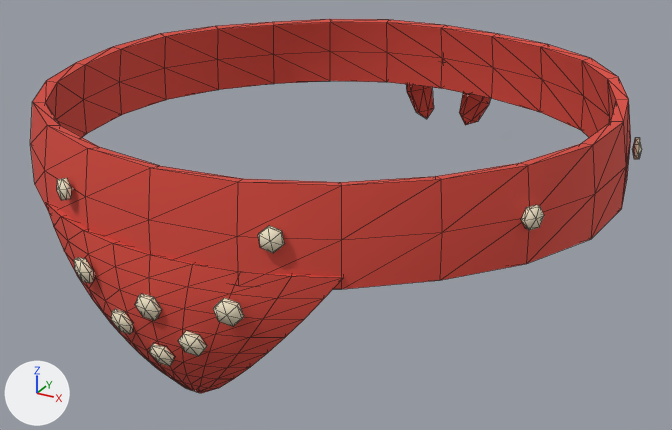
The glTF model game/assets/models/cosmetics/neck_bandana.glb: old version first, new version second.
Camera for both pictures: a 50 mm lens placed at (0.642, -1.162, 0.466), pointed at (0.009, -0.011, -0.109). Every picture has the same lights, and +X, +Y and +Z are marked at lower left. The older version comes first. Mesh edges are drawn as thin lines. Vertices at exactly the same position are counted once.

Objects in the first picture: 'Band', 'Dots', 'Knot', 'Triangle'.
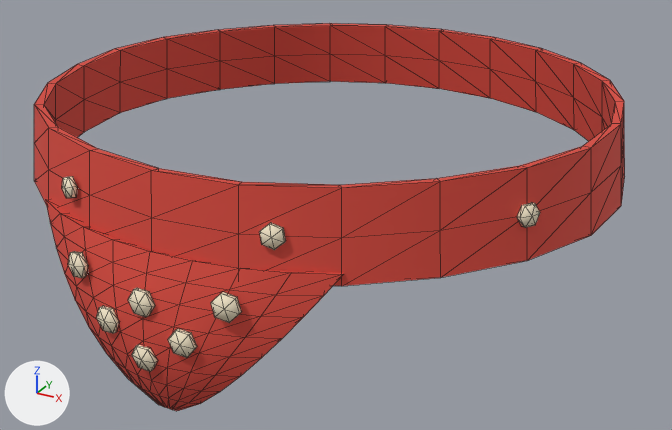
What differs and where, as boxes [x1, y1, x2, y2] in the pictures (672 x 430 px; the box of a moved part takes in the faces that stretch with it):
'Band', reshaped
    before: [30, 19, 631, 289]
    after: [34, 23, 625, 286]
'Triangle', reshaped (11% taller)
    before: [46, 202, 344, 393]
    after: [45, 199, 344, 411]
'Dots', reshaped (18% narrower, 14% shorter)
    before: [57, 138, 642, 366]
    after: [62, 176, 540, 372]
'Knot', deleted (red)
    before: [406, 84, 490, 125]
part 2 of me_dots, moved or reshaped
    before: [135, 293, 162, 321]
    after: [128, 288, 155, 317]
part 3 of me_dots, moved or reshaped
    before: [74, 257, 94, 283]
    after: [68, 251, 88, 278]
part 4 of me_dots, moved or reshaped
    before: [213, 298, 244, 326]
    after: [211, 292, 242, 323]
part 5 of me_dots, moved or reshaped
    before: [149, 343, 174, 366]
    after: [132, 344, 158, 372]
part 6 of me_dots, moved or reshaped
    before: [111, 309, 133, 334]
    after: [96, 306, 119, 333]
part 7 of me_dots, moved or reshaped
    before: [178, 331, 207, 356]
    after: [168, 328, 197, 358]
part 8 of me_dots, moved or reshaped
    before: [258, 225, 285, 253]
    after: [260, 223, 286, 250]
part 9 of me_dots, moved or reshaped
    before: [521, 205, 544, 230]
    after: [517, 203, 540, 228]
part 10 of me_dots, moved or reshaped
    before: [57, 178, 72, 200]
    after: [62, 176, 77, 198]
part 11 of me_dots, deleted
    before: [632, 138, 642, 159]

The change, as a diff of the scene's bpy script:
```diff
--- a/game/assets/models/cosmetics/neck_bandana.glb.py
+++ b/game/assets/models/cosmetics/neck_bandana.glb.py
@@ me_band @@
-me_band.from_pydata(...)  # 144 vertices, 288 faces; spans x -0.43..0.43, y -0.43..0.43, z -0.016..0.103
+me_band.from_pydata(...)  # 144 vertices, 288 faces; spans x -0.429..0.429, y -0.43..0.417, z -0.015..0.099
+# me_band part 1: 144 of 144 vertices moved; they spanned x -0.43..0.43, y -0.43..0.43, z -0.016..0.103 and now span x -0.429..0.429, y -0.43..0.417, z -0.015..0.099; mean shift (0.0, -0.004, 0.0)
 me_band.materials.append(mat_bandanared)
@@ me_dots @@
-me_dots.from_pydata(...)  # 210 vertices, 360 faces; spans x -0.431..0.431, y -0.448..0.438, z -0.149..0.058
+me_dots.from_pydata(...)  # 140 vertices, 240 faces; spans x -0.378..0.378, y -0.462..-0.198, z -0.137..0.059
+# me_dots part 2: the loose piece of 14 vertices spanning x -0.017..0.017, y -0.448..-0.436, z -0.077..-0.046 is turned -14.3 degrees about the x axis through its middle, then moved by (0.0, -0.011, 0.011)
+# me_dots part 3: the loose piece of 14 vertices spanning x -0.122..-0.089, y -0.438..-0.424, z -0.061..-0.028 is multiplied about its middle by the matrix ((0.999, -0.006, 0.052), (-0.006, 0.977, 0.214), (-0.052, -0.214, 0.975)), then moved by (-0.002, -0.007, 0.01)
+# me_dots part 4: the loose piece of 14 vertices spanning x 0.089..0.122, y -0.438..-0.424, z -0.061..-0.028 is multiplied about its middle by the matrix ((0.999, 0.006, -0.052), (0.006, 0.977, 0.214), (0.052, -0.214, 0.975)), then moved by (0.002, -0.007, 0.01)
+# me_dots part 5: the loose piece of 14 vertices spanning x -0.017..0.017, y -0.433..-0.418, z -0.149..-0.119 is turned -15 degrees about the x axis through its middle, then moved by (0.0, -0.03, 0.012)
+# me_dots part 6: the loose piece of 14 vertices spanning x -0.069..-0.035, y -0.439..-0.424, z -0.117..-0.084 is multiplied about its middle by the matrix ((0.999, -0.005, 0.033), (-0.005, 0.961, 0.275), (-0.033, -0.275, 0.961)), then moved by (-0.002, -0.021, 0.013)
+# me_dots part 7: the loose piece of 14 vertices spanning x 0.035..0.069, y -0.439..-0.424, z -0.117..-0.084 is multiplied about its middle by the matrix ((0.999, 0.005, -0.033), (0.005, 0.961, 0.275), (0.033, -0.275, 0.961)), then moved by (0.002, -0.021, 0.013)
+# me_dots part 8: the loose piece of 14 vertices spanning x 0.133..0.162, y -0.413..-0.398, z 0.029..0.058 is moved by (-0.002, 0.007, 0.0)
+# me_dots part 9: the loose piece of 14 vertices spanning x 0.364..0.384, y -0.23..-0.202, z 0.03..0.056 is moved by (-0.006, 0.004, 0.0)
+# me_dots part 10: the loose piece of 14 vertices spanning x -0.162..-0.133, y -0.413..-0.398, z 0.029..0.058 is moved by (0.002, 0.007, 0.0)
+# me_dots part 11: the loose piece of 14 vertices spanning x 0.419..0.431, y 0.061..0.089, z 0.029..0.058 is deleted
+# other edits to the shape of me_dots do not show in these pictures
 me_dots.materials.append(mat_bandanacream)
@@ me_triangle @@
-me_triangle.from_pydata(...)  # 162 vertices, 320 faces; spans x -0.218..0.218, y -0.439..-0.359, z -0.217..0.001
+me_triangle.from_pydata(...)  # 162 vertices, 320 faces; spans x -0.218..0.218, y -0.456..-0.359, z -0.212..0.005
+# me_triangle part 12: 162 of 162 vertices moved; they spanned x -0.218..0.218, y -0.439..-0.359, z -0.217..0.001 and now span x -0.218..0.218, y -0.456..-0.359, z -0.212..0.005; mean shift (0.0, -0.024, 0.006)
 me_triangle.materials.append(mat_bandanared)
@@ ob_knot @@
-ob_knot = bpy.data.objects.new('Knot', me_knot)
```
